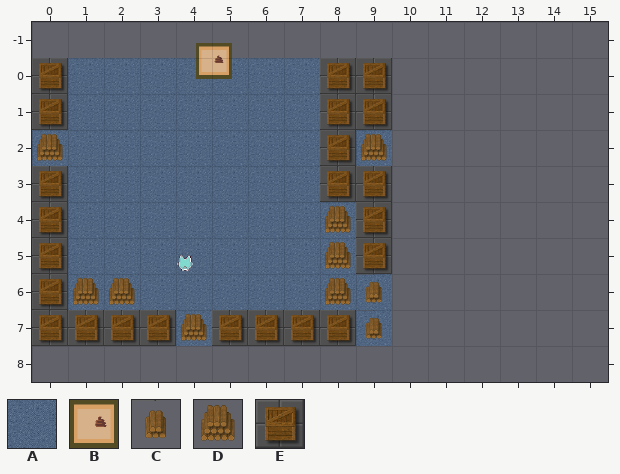
Level history. Tiled map (JSON): assets/tiled/d1_1.json. Above, as it was before the edit.
Cells are 64x64 px. Shown: x 0..15, y -1..8. The old version is drawn lined up with the new one.
Key: from "room_tileset": A 25, B 30, C 73, D 74, E 310.
_ is an empty cell, # one hidden under a higher layer.
Objects are placed by their top-left corner, in cells (3,4 is the top-left corner of cell 3,4); size is 1x1 cell unless given.
Layers that did not change in this view are not listed.
Layer "background" before, first column x 0:
-1 ________________
 0 #AAAAAAA##______
 1 #AAAAAAA##______
 2 AAAAAAAA#A______
 3 #AAAAAAA##______
 4 #AAAAAAAA#______
 5 #AAAAAAAA#______
 6 #AAAAAAAAA______
 7 ####A####A______
 8 ________________
Layer "onc" before, first column x 0:
-1 ________________
 0 E_______EE______
 1 E_______EE______
 2 D_______ED______
 3 E_______EE______
 4 E_______DE______
 5 E_______DE______
 6 EDD_____DC______
 7 EEEEDEEEEC______
 8 ________________
Objects on layer "portals" before:
B "d1_2" at 4.5,-0.4
The result:
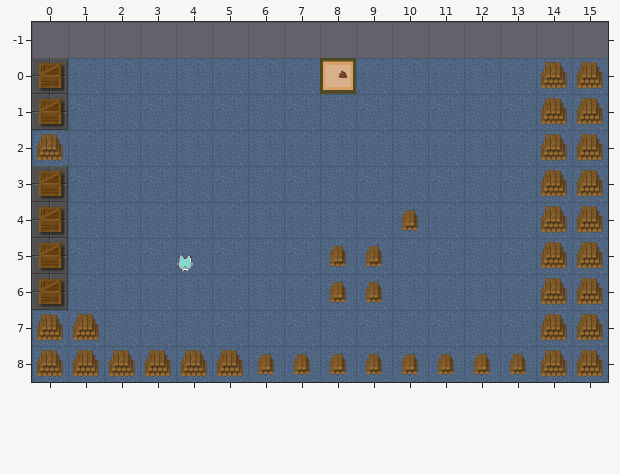
What changed:
map size 10x8 -> 16x9 cells
layer "portals" offset 32,-32 -> 0,0 px
Layer "background":
There is now tile A in rows 0 to 7 at x 10 to 15; in row 8 at x 0 to 15.
Layer "onc":
The edit turns tile D into tile C in rows 5 to 6 at x 8.
The edit turns tile E into tile C in row 5 at x 9.
There is now tile C in row 4 at x 10; in row 8 at x 6 to 13.
The edit turns tile E into tile D in row 7 at x 0 to 1.
There is now tile D in rows 0 to 7 at x 14 to 15; in row 8 at x 0 to 5 and 14 to 15.
Tile C is removed in row 7 at x 9.
Tile D is removed in row 2 at x 9; in row 4 at x 8; in row 6 at x 1 to 2; in row 7 at x 4.
Tile E is removed in rows 0 to 1 at x 8 to 9; in row 2 at x 8; in row 3 at x 8 to 9; in row 4 at x 9; in row 7 at x 2 to 3 and 5 to 8.
Layer "portals":
Object B "d1_2" at 4.5,-0.4 becomes B "d1_2" at 8,0.
